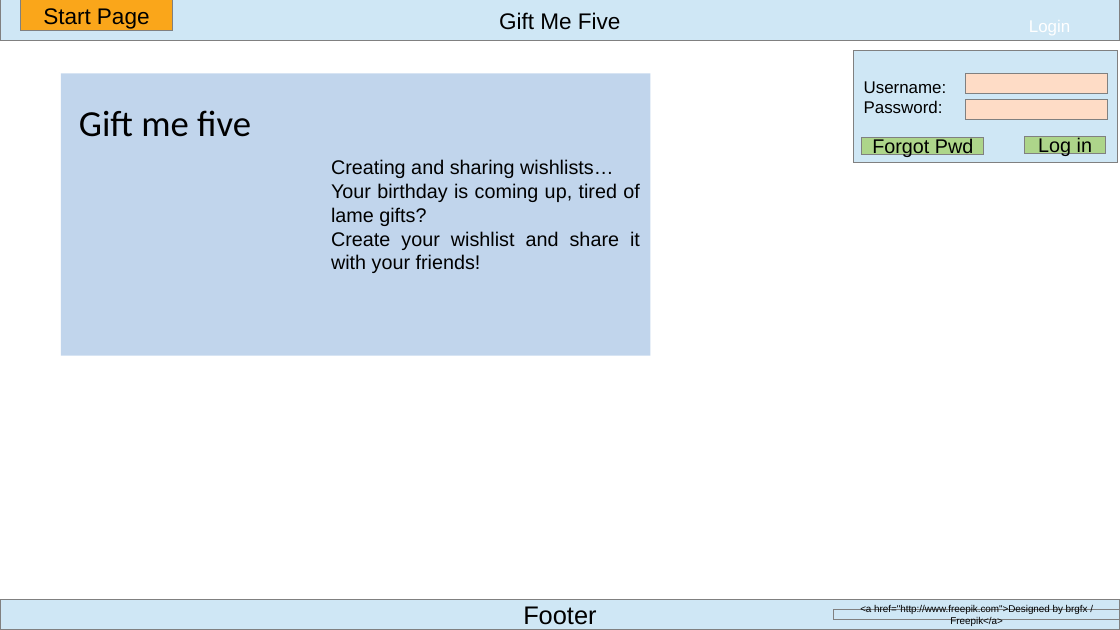
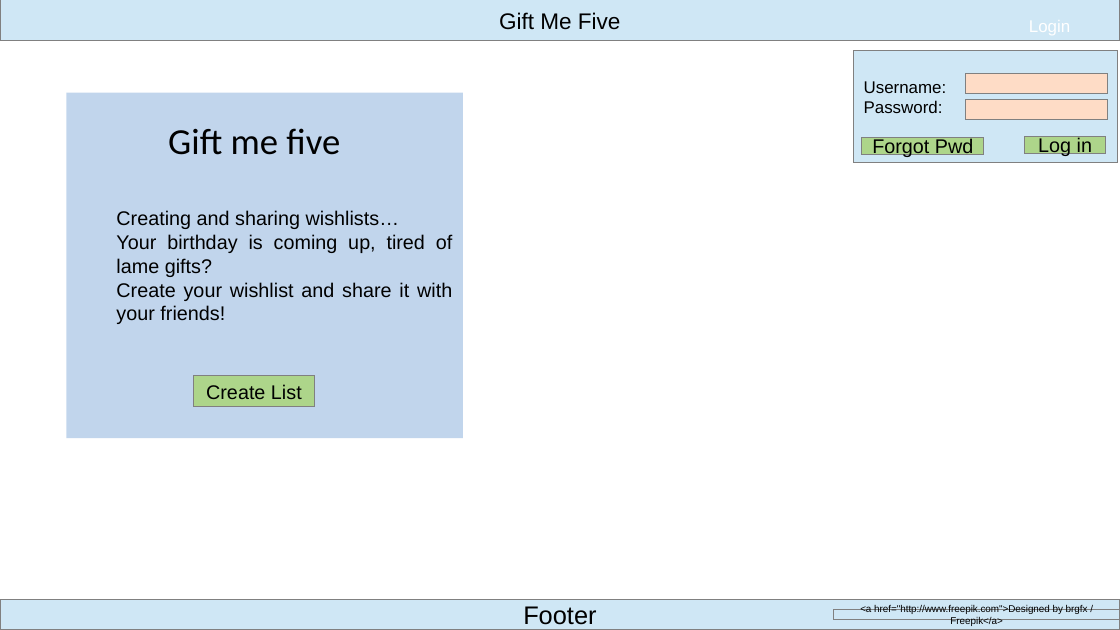
Before and after one commit to WCS-Java-Training-Bonn-2019/gift-me-five, a slide deck: slide 1 of files/mock_up.odp. Drawn at 1120x630 pixels with LibreOffice and Linux fonts; fonts in the diff are those of the drawing; background and template pictures are left out. Boxes give left, top, right and bottom in pixels: in the first picture for what was removed or moved away, otherwise in the second. Text is boxed around its words. In the diff, an @@ line names an element or a change of style, - is before the commit and + after.

```diff
--- a/files/mock_up.odp
+++ b/files/mock_up.odp
@@ rectangle removed at [20, 0, 173, 30] @@
-Start Page
@@ rectangle "Creating and sharing wishlists…": place and size @@
-rectangle "Creating and sharing wishlists…" at [61, 73, 650, 356]
+rectangle "Creating and sharing wishlists…" at [66, 92, 462, 438]
@@ rectangle "Creating and sharing wishlists…" at [66, 92, 462, 438]: indent changed @@
@@ text "Gift me five": place and size @@
-text "Gift me five" at [79, 110, 251, 137]
+text "Gift me five" at [168, 128, 340, 155]
@@ rectangle added at [193, 376, 315, 407], fill #ADD58A, outline #808080 0 pt, 14 pt, text #000000 @@
+Create List
```
Also in this commit, not shown: 2 other slides changed, 1 slide added, 2 other files.
